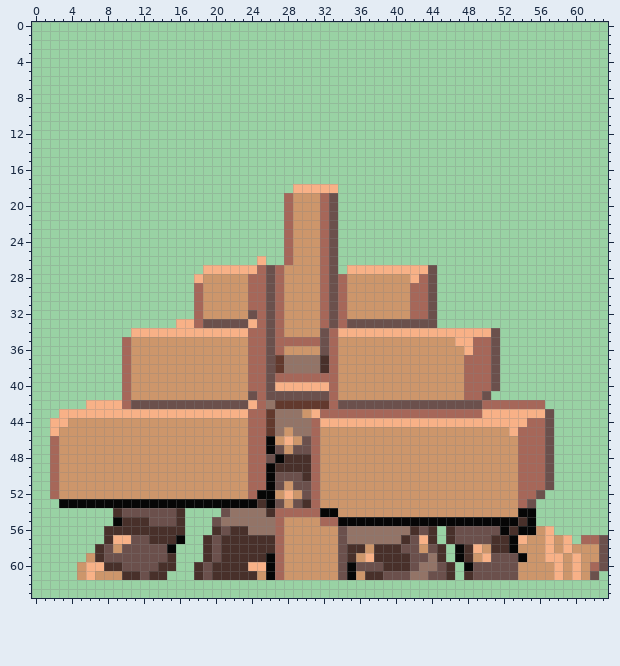
Two states of a pixel-art sprite, graphics/backspr/gBackShinySprite1291Garganacl.png. Above, as it was before the edit.
The file is 64x64 pixels.
The result:
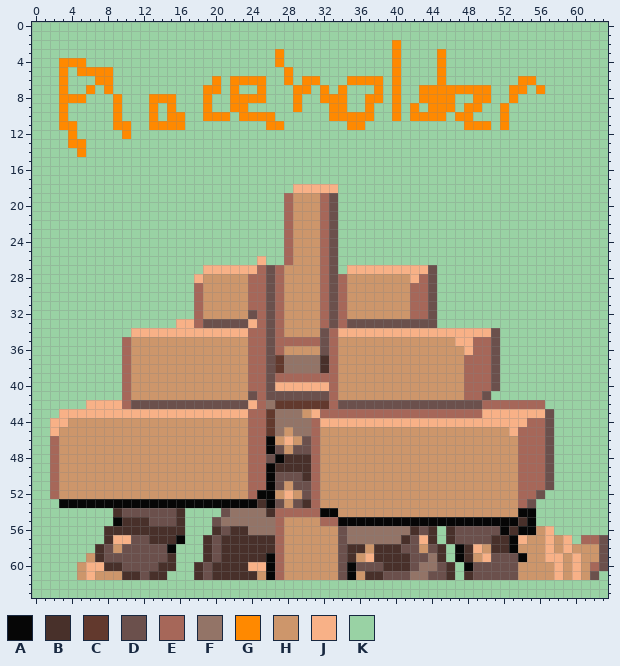
Palette (. is transparent): A #060606  B #48302a  C #62392d  D #6b504c  E #a66759  F #937467  G #ff8900  H #cd966b  J #f8b187  K #99d2a4
Changes in this commit:
y 2: x 40 K -> G
y 3: x 27 K -> G; x 40 K -> G; x 45 K -> G
y 4: x 3..5 KKK -> GGG; x 27 K -> G; x 40 K -> G; x 45 K -> G
y 5: x 3 K -> G; x 5..8 KKKK -> GGGG; x 28 K -> G; x 40 K -> G; x 45 K -> G
y 6: x 3 K -> G; x 7..8 KK -> GG; x 20 K -> G; x 22..25 KKKK -> GGGG; x 28 K -> G; x 30..31 KK -> GG; x 35..38 KKKK -> GGGG; x 40 K -> G; x 45 K -> G; x 54..55 KK -> GG
y 7: x 3 K -> G; x 6 K -> G; x 8 K -> G; x 19..20 KK -> GG; x 22 K -> G; x 25 K -> G; x 29..30 KK -> GG; x 32 K -> G; x 34 K -> G; x 38 K -> G; x 40 K -> G; x 43..50 KKKKKKKK -> GGGGGGGG; x 53..54 KK -> GG; x 56 K -> G
y 8: x 3..5 KKK -> GGG; x 9 K -> G; x 13..15 KKK -> GGG; x 19 K -> G; x 22..25 KKKK -> GGGG; x 29 K -> G; x 32..34 KKK -> GGG; x 37..38 KK -> GG; x 40 K -> G; x 43..46 KKKK -> GGGG; x 49..50 KK -> GG; x 53 K -> G
y 9: x 3 K -> G; x 9 K -> G; x 13 K -> G; x 15 K -> G; x 19 K -> G; x 22..23 KK -> GG; x 29 K -> G; x 33..34 KK -> GG; x 37 K -> G; x 40 K -> G; x 42 K -> G; x 44..46 KKK -> GGG; x 48..49 KK -> GG; x 52 K -> G
y 10: x 3 K -> G; x 9 K -> G; x 13 K -> G; x 15..16 KK -> GG; x 19..21 KKK -> GGG; x 23..26 KKKK -> GGGG; x 33..37 KKKKK -> GGGGG; x 40 K -> G; x 42..45 KKKK -> GGGG; x 47..48 KK -> GG; x 52 K -> G
y 11: x 3..4 KK -> GG; x 9..10 KK -> GG; x 13..16 KKKK -> GGGG; x 26..27 KK -> GG; x 35..36 KK -> GG; x 48..50 KKK -> GGG; x 52 K -> G
y 12: x 4 K -> G; x 10 K -> G
y 13: x 4..5 KK -> GG
y 14: x 5 K -> G
